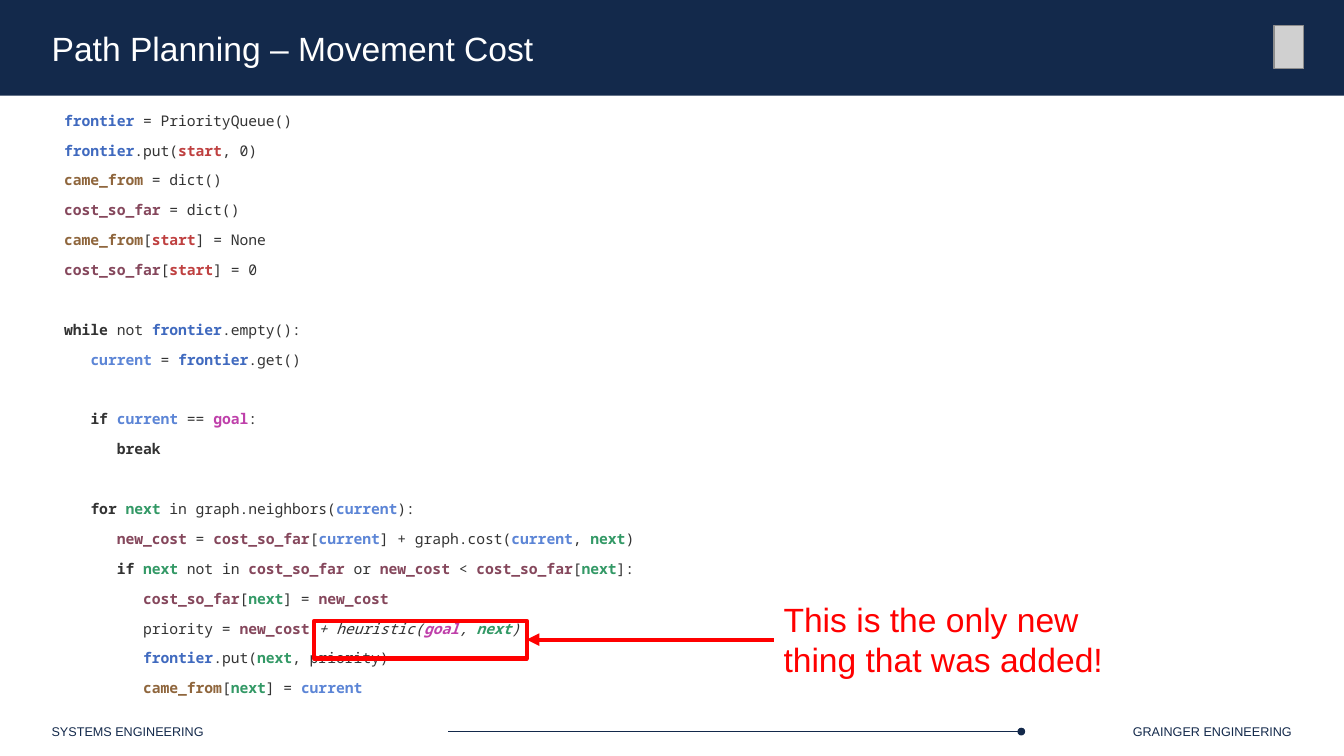
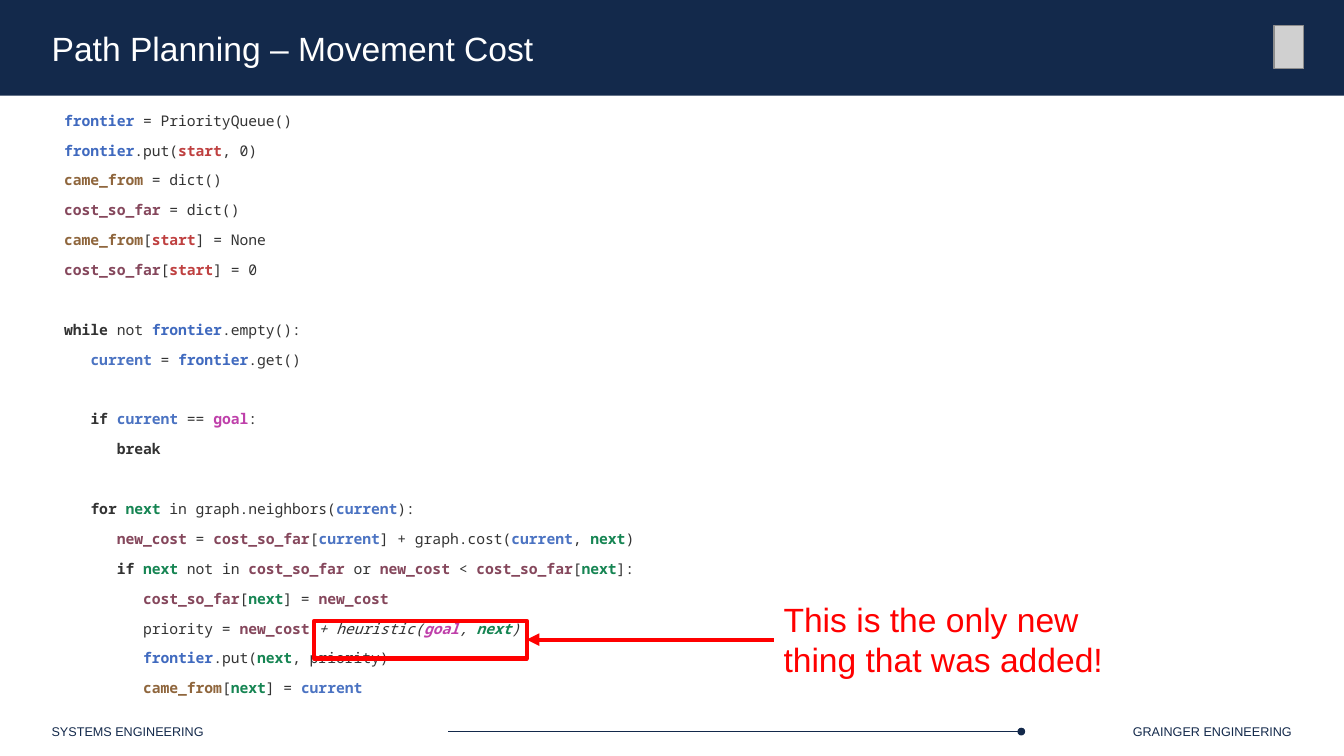
Before and after one commit to Marius-Juston/SE-423---Class-Material, a slide deck: slide 43 of Lectures/Slides/L18.pptx. Drawn at 1344x756 pixels with LibreOffice and Linux fonts; fonts in the diff are those of the drawing; grey boxes stand for pictures. Boxes give left, top, right and bottom in pixels: in the first picture for what was removed or moved away, otherwise in the second. Text is boxed around its words. In the diff, an @@ line names an element or a change of style, - is before the commit and + after.

```diff
--- a/Lectures/Slides/L18.pptx
+++ b/Lectures/Slides/L18.pptx
@@ text at bbox=[91, 353, 634, 696]: text colour #5C85D6 to #4B73C2 in "current", "current", "graph.neighbors(current):", "cost_so_far[current] graph.cost(current," and 1 more places; text colour #339966 to #168553 in "next", "next)", "next cost_so_far[next]:", "cost_so_far[next]" and 3 more places @@
```
Also in this commit, not shown: 7 other slides changed, 22 other files.
